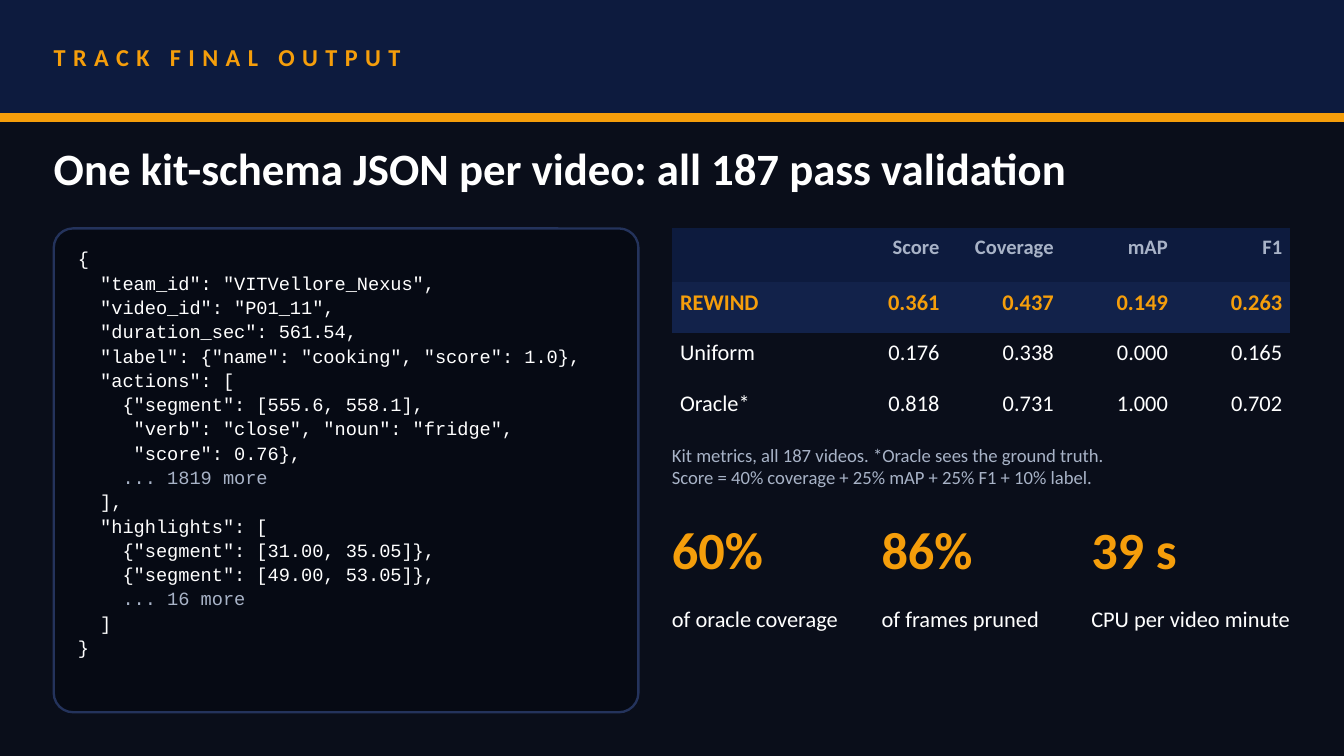
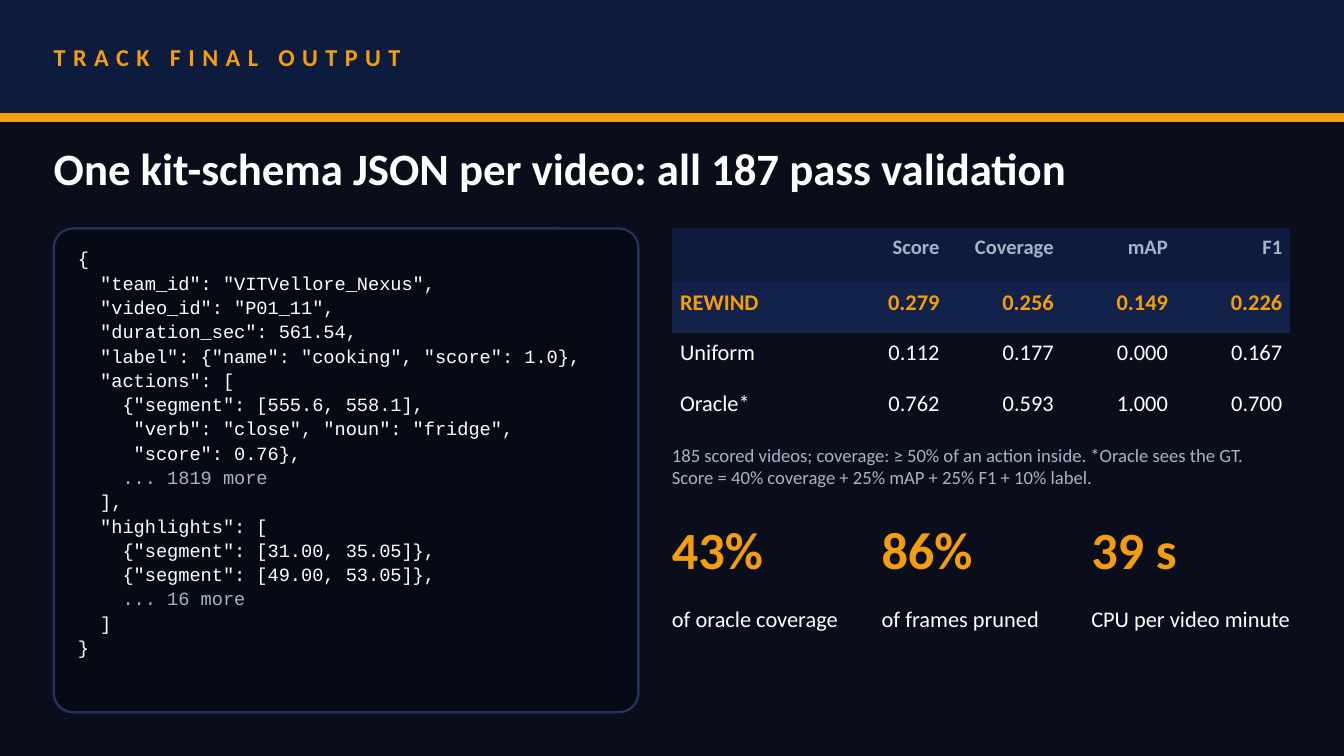
Before and after one commit to prakartii/samsung-xr-hackathon, a slide deck: slide 5 of docs/VITVellore_Nexus.pptx. Drawn at 1344x756 pixels with LibreOffice and Linux fonts; fonts in the diff are those of the drawing. Boxes give left, top, right and bottom in pixels: in the first picture for what was removed or moved away, otherwise in the second. Text is boxed around its words. In the diff, an @@ line names an element or a change of style, - is before the commit and + after.

Commit message:
Report every number under the official coverage rule
Ablation tables regenerated (coverage_frac first), README results table,
deck and demo results card now show official coverage and % of oracle on the
185 scored videos: weighted 0.279, coverage 0.256 (43.1% of oracle), mAP
0.149, F1 0.226, label 0.830. The deck computes frames pruned and CPU per
minute from the outputs and latency log, and states that no FPVSum setting
comes from its annotations.

```diff
--- a/docs/VITVellore_Nexus.pptx
+++ b/docs/VITVellore_Nexus.pptx
@@ table at bbox=[672, 228, 1290, 430] @@
-row 2: REWIND | 0.361 | 0.437 | 0.149 | 0.263
+row 2: REWIND | 0.279 | 0.256 | 0.149 | 0.226
-row 3: Uniform | 0.176 | 0.338 | 0.000 | 0.165
+row 3: Uniform | 0.112 | 0.177 | 0.000 | 0.167
-row 4: Oracle* | 0.818 | 0.731 | 1.000 | 0.702
+row 4: Oracle* | 0.762 | 0.593 | 1.000 | 0.700
@@ text at bbox=[672, 449, 1243, 465]: text changed @@
-Kit metrics, all 187 videos. *Oracle sees the ground truth.
+185 scored videos; coverage: ≥ 50% of an action inside. *Oracle sees the GT.
@@ text at bbox=[672, 533, 763, 570]: text changed @@
-60%
+43%
```
Also in this commit, not shown: 2 other slides changed, 8 other files.
